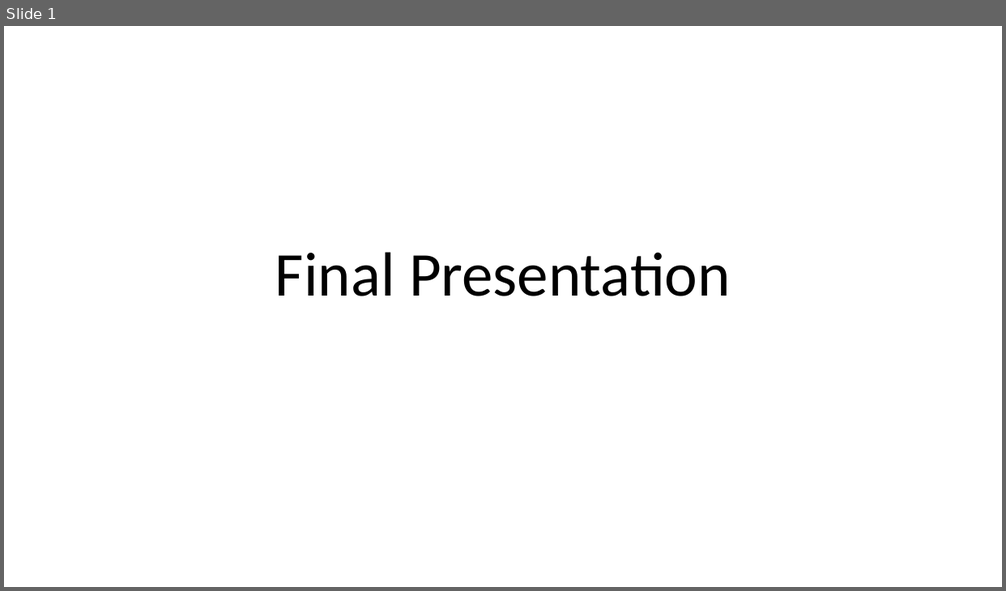
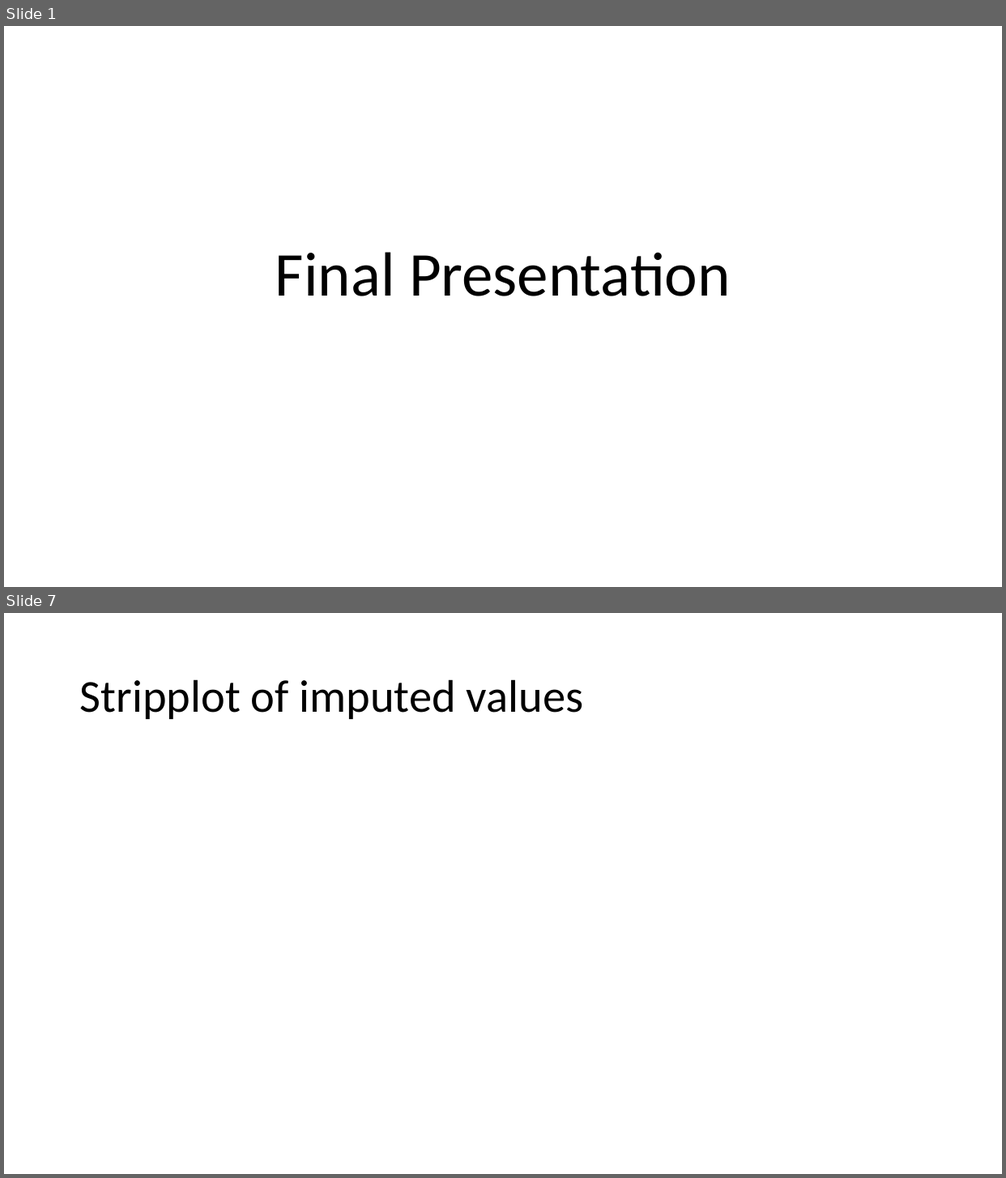
Before and after one commit to AlderCoder/Snow-finches, a slide deck: Final Presentation.pptx. Shown one above the other, each under a label of ours: slide 1 before the commit, slides 1 and 7 after it; the slides between them are not shown. The pictures are 1006x591 and 1006x1178 pixels, drawn with LibreOffice and Linux fonts; fonts in the diff are those of the drawing. Boxes give left, top, right and bottom in pixels: in the first picture for what was removed or moved away, otherwise in the second. Text is boxed around its words. In the diff, an @@ line names an element or a change of style, - is before the commit and + after.

```diff
--- a/Final Presentation.pptx
+++ b/Final Presentation.pptx
@@ slide 7 added at box(4, 613, 1002, 1174), background #FFFFFF @@
@@ title added at box(80, 679, 583, 719), 44 pt, text #000000 @@
+Stripplot of imputed values
```
Also in this commit, not shown: 4 slides changed, 4 other slides added, 1 slide removed, 3 other files.
